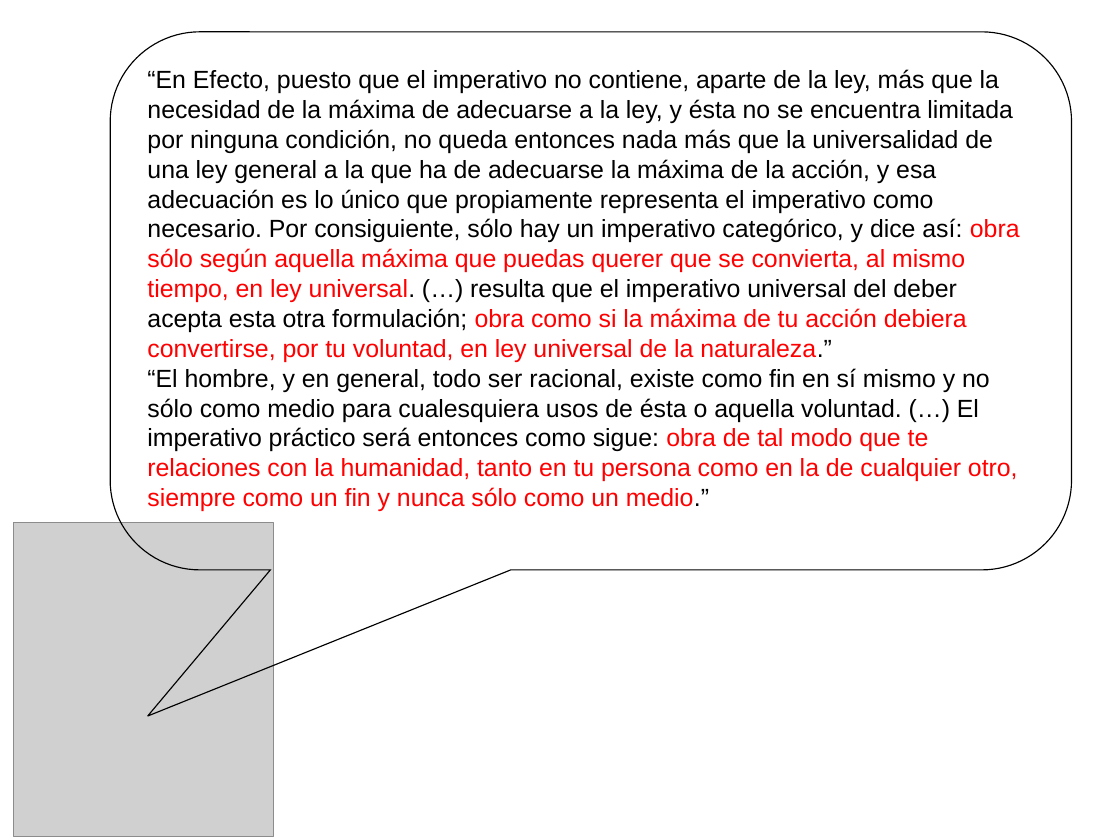
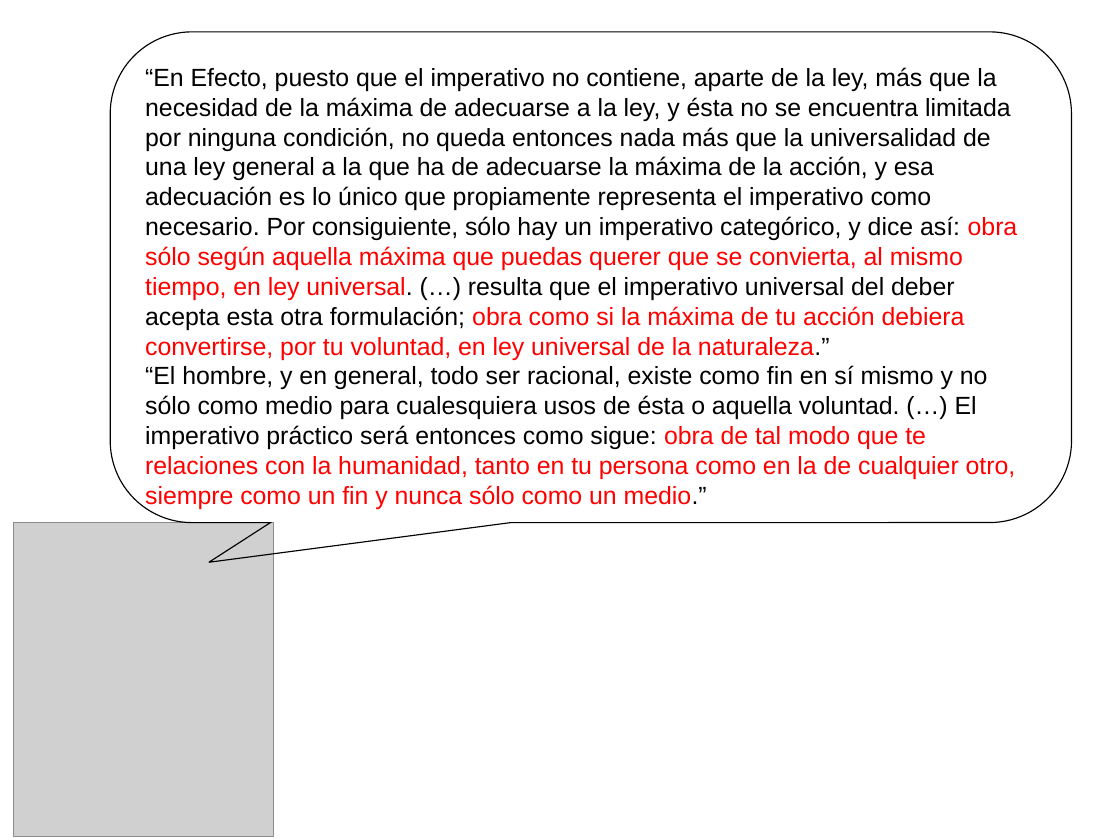
Before and after one commit to zaboltar/zaboltar.github.io, a slide deck: slide 32 of assets uarm/2023 1 UarmPCrit/kant fmc.ppt (slide 19 before the commit). Drawn at 1120x840 pixels with LibreOffice and Linux fonts; fonts in the diff are those of the drawing; grey boxes stand for pictures. Boxes give left, top, right and bottom in pixels: in the first picture for what was removed or moved away, otherwise in the second. Text is boxed around its words. In the diff, an @@ line names an element or a change of style, - is before the commit and + after.

```diff
--- a/assets uarm/2023 1 UarmPCrit/kant fmc.ppt
+++ b/assets uarm/2023 1 UarmPCrit/kant fmc.ppt
@@ rounded speech box "“En Efecto, puesto que el ...": place and size @@
-rounded speech box "“En Efecto, puesto que el ..." at [110, 31, 1071, 569]
+rounded speech box "“En Efecto, puesto que el ..." at [110, 31, 1071, 522]
@@ rounded speech box "“En Efecto, puesto que el ..." at [110, 31, 1071, 522]: proportions changed @@
```
Also in this commit, not shown: 6 other slides changed, 10 slides added, 2 slides removed, 26 other files.
